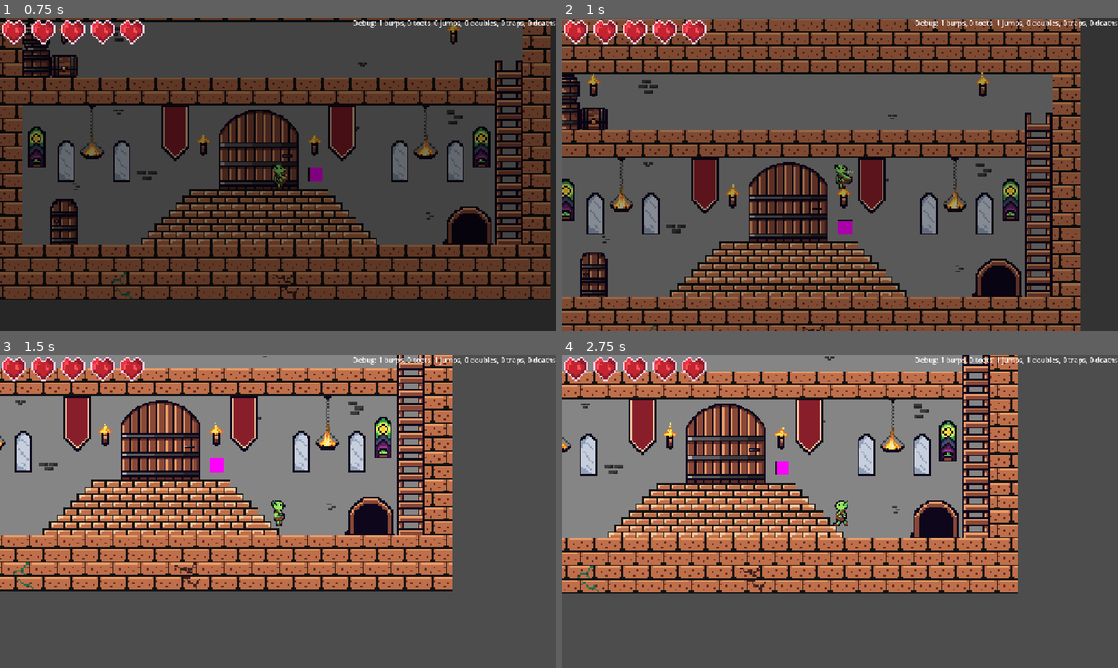
Above: before the commit, frames 1-4 (two rows, left to right).
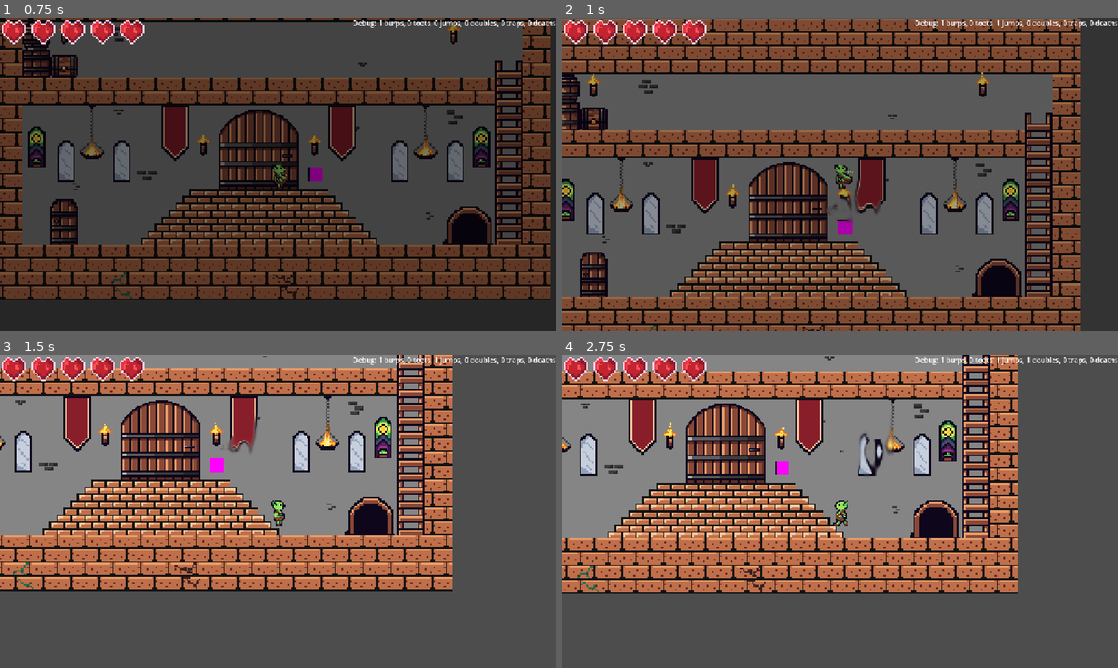
Above: after the commit, the same moments.

Repository: RealAmandaLive/OrcBurp
Game: Godot game, scene res://scenes/main.tscn
The game is run twice, just before and just after one commit, with the same random seed, the same clock (stepped at 60 frames per second) and the same inputs.
Inputs (mouse positions are in pixels of both pictures, inside the frame that each line leads up to):
- Up to frame 1 (0.75 s): tap Enter at 0.5 s; move the mouse to (400, 158) at 0.52 s; hold Right (right) from 0.53 s (still down); tap Shift (burp) at 0.6 s; click (400, 158) at 0.67 s
- Up to frame 2 (1 s): keep holding Right (right); tap Space (jump) at 0.77 s
- Up to frame 3 (1.5 s): keep holding Right (right); move the mouse to (166, 527) at 1.27 s; tap Shift (burp) at 1.35 s
- Up to frame 4 (2.75 s): tap Space (jump) at 1.52 s; move the mouse to (895, 442) at 2.02 s; release Right (right) at 2.03 s; hold Left (left) from 2.03 s (still down); hold W (climb) from 2.03 s (still down); tap Shift (burp) at 2.3 s

Frame 1 is identical in both runs. In frame 2, 0.3% of the frame differs, in the area x 47-58%, y 51-67%; in frame 3, 0.2%; in frame 4, 0.5%, in the area x 50-60%, y 18-39%.

Commit message:
Burp cloud (visual effect and collision detection)

Diff:
--- /dev/null
+++ b/orc-burp-godot/scenes/burp_cloud.tscn
@@ -0,0 +1,42 @@
+[gd_scene format=3 uid="uid://pk1n1jjrqdji"]
+
+[ext_resource type="Script" uid="uid://ckun11ev2sofc" path="res://scripts/burp_cloud.gd" id="1_uic2d"]
+[ext_resource type="Shader" uid="uid://chftu8fyqea61" path="res://scripts/knockback_shockwave.gdshader" id="1_vbkno"]
+
+[sub_resource type="ShaderMaterial" id="ShaderMaterial_uic2d"]
+shader = ExtResource("1_vbkno")
+shader_parameter/shockwave_angle = 0.0
+shader_parameter/shockwave_width = 0.7630000362425
+shader_parameter/shockwave_thickness = 25.0
+shader_parameter/shockwave_depth = 0.13
+shader_parameter/shockwave_speed = 3.0
+shader_parameter/shockwave_strength = 0.250000011875
+shader_parameter/pixellize_size = 45.0
+
+[sub_resource type="RectangleShape2D" id="RectangleShape2D_le5v6"]
+size = Vector2(32, 32)
+
+[node name="BurpCloud" type="Area2D" unique_id=647644205]
+script = ExtResource("1_uic2d")
+
+[node name="ShockwaveEffect" type="ColorRect" parent="." unique_id=8719665]
+material = SubResource("ShaderMaterial_uic2d")
+anchors_preset = 8
+anchor_left = 0.5
+anchor_top = 0.5
+anchor_right = 0.5
+anchor_bottom = 0.5
+offset_left = -128.0
+offset_top = -128.0
+offset_right = 128.0
+offset_bottom = 128.0
+grow_horizontal = 2
+grow_vertical = 2
+
+[node name="CollisionShape2D" type="CollisionShape2D" parent="." unique_id=370479490]
+shape = SubResource("RectangleShape2D_le5v6")
+
+[node name="Timer" type="Timer" parent="." unique_id=835396629]
+wait_time = 3.0
+one_shot = true
+autostart = true
--- a/orc-burp-godot/scenes/gut.tscn
+++ b/orc-burp-godot/scenes/gut.tscn
@@ -3,7 +3,6 @@
 [ext_resource type="Script" uid="uid://c4dvcr37ef1cy" path="res://scripts/gut.gd" id="1_mq6y6"]
 [ext_resource type="PackedScene" uid="uid://bbxk1xg5yi17m" path="res://scenes/gut_sprite.tscn" id="2_u2ds8"]
 [ext_resource type="AudioStream" uid="uid://fhp325g0ng5i" path="res://assets/Audio/fall_3.wav" id="3_36lld"]
-[ext_resource type="Shader" uid="uid://chftu8fyqea61" path="res://scripts/knockback_shockwave.gdshader" id="4_8a87c"]
 [ext_resource type="Texture2D" uid="uid://bpyyhgt1vf7sj" path="res://assets/Particles/dust-cloud.png" id="4_j6fd1"]
 [ext_resource type="AudioStream" uid="uid://cisg4cu7a5uax" path="res://assets/Audio/bump.wav" id="5_j6fd1"]
 [ext_resource type="AudioStream" uid="uid://b0m06n8adkodc" path="res://assets/Audio/eatApple.wav" id="6_kwhhm"]
@@ -15,16 +14,6 @@
 [sub_resource type="CapsuleShape2D" id="CapsuleShape2D_dhrd0"]
 radius = 16.0
 height = 58.0
-
-[sub_resource type="ShaderMaterial" id="ShaderMaterial_u2ds8"]
-shader = ExtResource("4_8a87c")
-shader_parameter/shockwave_angle = 0.0
-shader_parameter/shockwave_width = 0.7630000362425
-shader_parameter/shockwave_thickness = 25.0
-shader_parameter/shockwave_depth = 0.13
-shader_parameter/shockwave_speed = 3.0
-shader_parameter/shockwave_strength = 0.250000011875
-shader_parameter/pixellize_size = 45.0
 
 [sub_resource type="Curve" id="Curve_kdu0b"]
 _data = [Vector2(0, 0), 0.0, 1.4, 0, 0, Vector2(0.3, 1), 0.0, 0.0, 0, 0, Vector2(1, 0), 0.0, 0.0, 0, 0]
@@ -58,21 +47,6 @@
 [node name="Camera2D" type="Camera2D" parent="." unique_id=826353914]
 limit_left = 0
 limit_top = 0
-
-[node name="ShockwaveEffect" type="ColorRect" parent="." unique_id=1608988107]
-visible = false
-material = SubResource("ShaderMaterial_u2ds8")
-anchors_preset = 8
-anchor_left = 0.5
-anchor_top = 0.5
-anchor_right = 0.5
-anchor_bottom = 0.5
-offset_left = -128.0
-offset_top = -128.0
-offset_right = 128.0
-offset_bottom = 128.0
-grow_horizontal = 2
-grow_vertical = 2
 
 [node name="LandingFX" type="CPUParticles2D" parent="." unique_id=314591769]
 position = Vector2(0, 32)
--- /dev/null
+++ b/orc-burp-godot/scripts/burp_cloud.gd
@@ -0,0 +1,25 @@
+extends Area2D
+
+@export var speed : float = 100
+
+var direction : float = -1.0
+
+@onready var timer: Timer = $Timer
+@onready var shockwave_effect: ColorRect = $ShockwaveEffect
+
+
+func _ready() -> void:
+	body_entered.connect(_on_body_entered)
+	timer.timeout.connect(_on_timer_timeout)
+
+
+func _physics_process(delta: float) -> void:
+	global_position.x += delta * speed * direction
+
+
+func _on_body_entered(body: Node2D) -> void:
+	print("Burp cloud hit: ", body)
+
+
+func _on_timer_timeout() -> void:
+	queue_free()
--- a/orc-burp-godot/scripts/gut.gd
+++ b/orc-burp-godot/scripts/gut.gd
@@ -9,6 +9,8 @@
 const JUMP_VELOCITY = -850.0
 const CLIMBING_SPEED = -300
 const DESCENDING_SPEED = 400
+
+const BURP_CLOUD = preload("uid://pk1n1jjrqdji")
 
 @export var speed_boost := 200
 
@@ -34,6 +36,7 @@
 @onready var tootSounds: AudioStreamPlayer2D = $TootSounds
 @onready var burpSounds: AudioStreamPlayer2D = $BurpSounds
 @onready var eatAppleSound: AudioStreamPlayer2D = $EatAppleSound
+
 
 func p(args): print_rich("[bgcolor=green][color=black]Player : ", args)
 
@@ -123,7 +126,7 @@
 
 	## BURPS
 	if Input.is_action_just_pressed("burp") and can_burp:
-		burp()
+		burp(direction)
 
 	## GRAVITY
 	if not can_climb:
@@ -286,7 +289,7 @@
 	current_speed_boost = 0
 
 
-func burp() -> void:
+func burp(direction: float) -> void:
 	## todo: implement gameplay as above
 	can_burp = false
 	%BurpTimer.start()
@@ -294,6 +297,12 @@
 	Main.data.inc("burpCount")
 	await get_tree().create_timer(0.2).timeout
 	burpSounds.play()
+	var burp_instance = BURP_CLOUD.instantiate()
+	burp_instance.global_position = global_position
+	add_sibling(burp_instance)
+	if signf(direction) >= 0.0:
+		burp_instance.rotation = PI
+		burp_instance.direction = 1.0
 
 
 func _on_burp_timer_timeout() -> void:
Not shown, added: orc-burp-godot/scripts/burp_cloud.gd.uid
